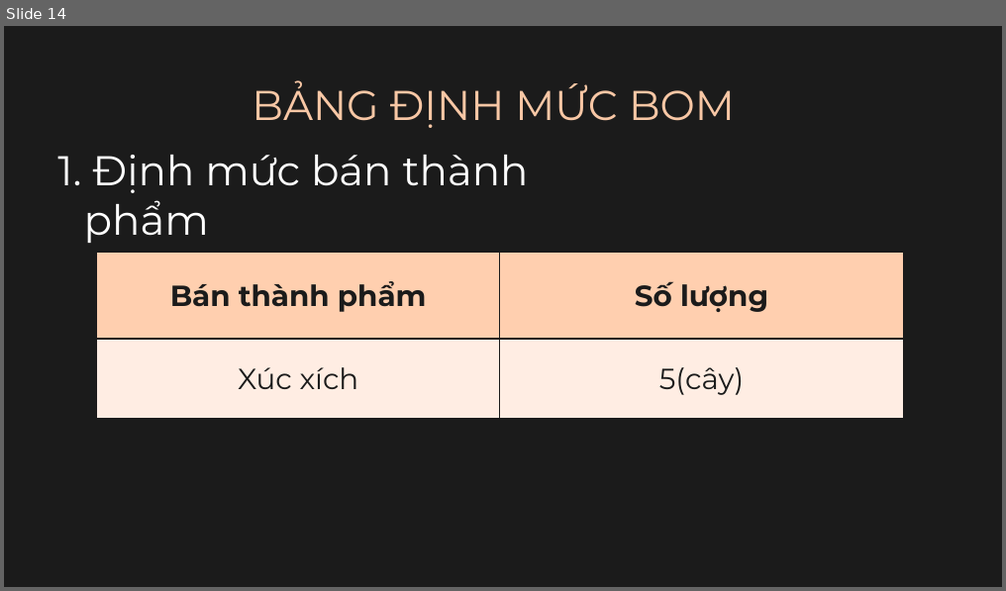
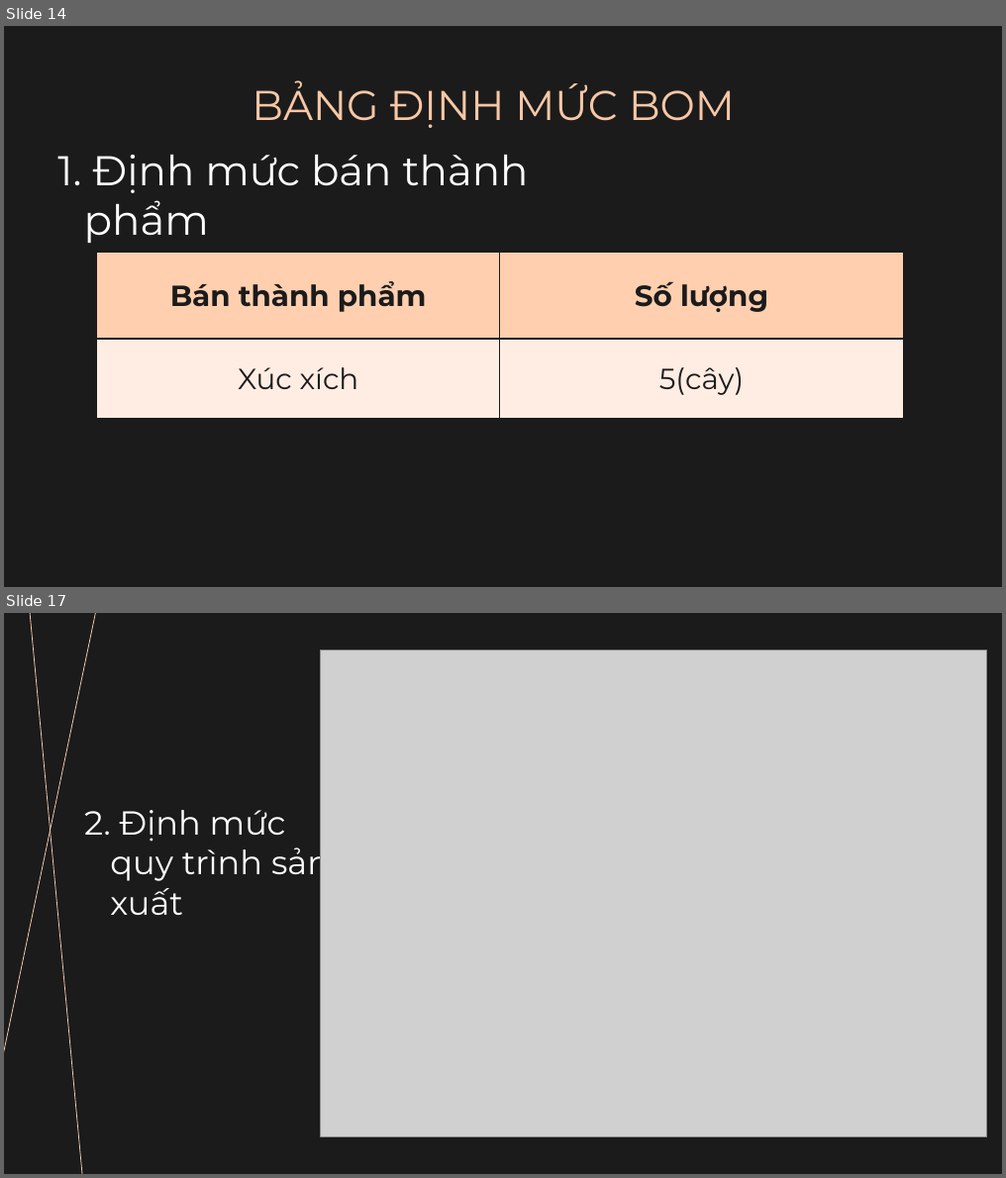
Before and after one commit to thuphuong1209/ERP, a slide deck: PHÂN HỆ BÁN HÀNG VÀ SẢN XUẤT.pptx. Shown one above the other, each under a label of ours: slide 14 before the commit, slides 14 and 17 after it; the slides between them are not shown. The pictures are 1006x591 and 1006x1178 pixels, drawn with LibreOffice and Linux fonts; fonts in the diff are those of the drawing; grey boxes stand for pictures. Boxes give left, top, right and bottom in pixels: in the first picture for what was removed or moved away, otherwise in the second. Text is boxed around its words. In the diff, an @@ line names an element or a change of style, - is before the commit and + after.

```diff
--- a/PHÂN HỆ BÁN HÀNG VÀ SẢN XUẤT.pptx
+++ b/PHÂN HỆ BÁN HÀNG VÀ SẢN XUẤT.pptx
@@ slide 17 added at bbox=[4, 613, 1002, 1174], background #1B1B1B @@
@@ line added from (4, 1131) to (98, 613), #F5CDB2 0.75 pt @@
@@ line added from (86, 1174) to (28, 613), #F5CDB2 0.75 pt @@
@@ picture added at bbox=[320, 651, 987, 1137] @@
@@ text added at bbox=[84, 810, 330, 915], 32 pt, text #FFFFFF @@
+2. Định mức quy trình sản xuất
```
Also in this commit, not shown: 4 slides changed, 2 other files.
